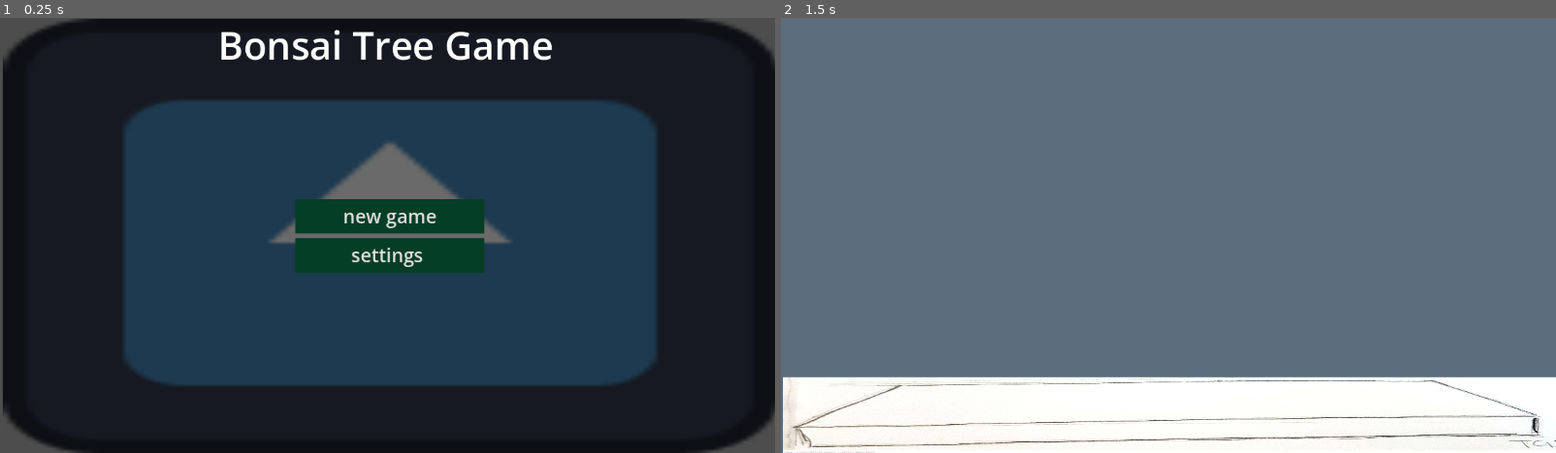
Above: before the commit, frames 1-2 (left to right).
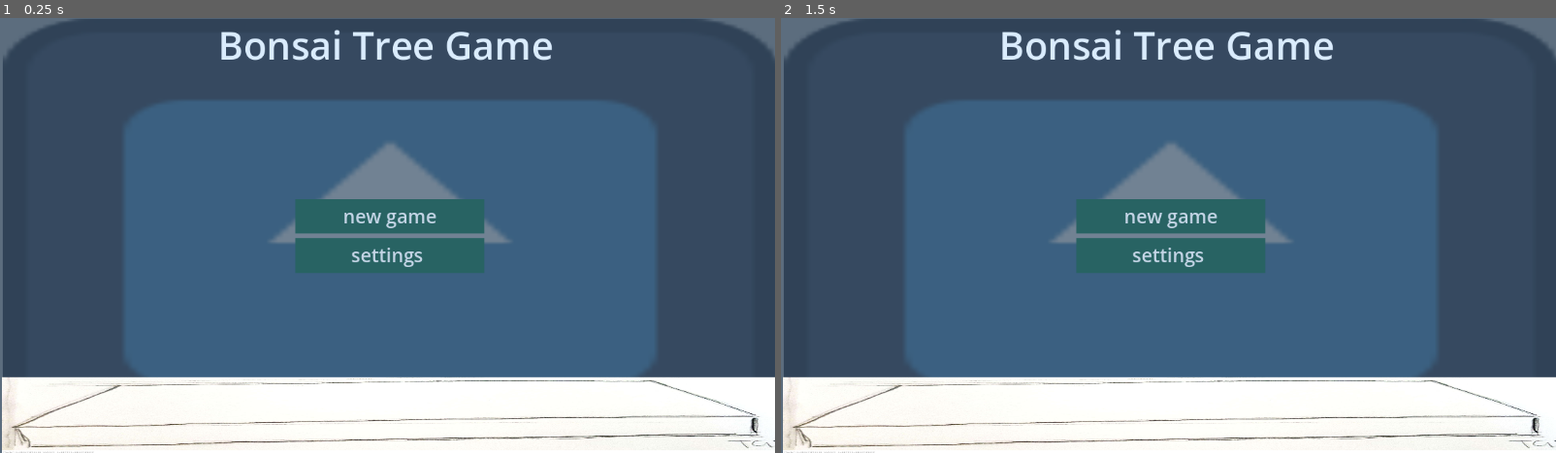
Above: after the commit, the same moments.

Repository: MariaVCGarcia/Japanese-Capstone-BonsaiTree-Game
Game: Godot game, scene res://scenes/main_menu.tscn
Same seed, same stepped clock (60 frames per second), same inputs: the game is played once before the commit and once after it. The engine's default icon, where the game draws it, is replaced by a stand-in: a white triangle on a blue panel in a dark square.
Inputs (mouse positions are in pixels of both pictures, inside the frame that each line leads up to):
- Up to frame 1 (0.25 s): no input
- Up to frame 2 (1.5 s): click "new game" at 0.5 s; click (1168, 218) at 1.25 s, where only the run after the commit has a clickable "new game"

The runs differ from the first frame. In frame 1, 100% of the frame differs, in the area x 0-100%, y 0-100%; in frame 2, 80%.
Error before the commit: Parse Error: Could not find type "Main_menu" in the current scope. (res://scripts/Scene_manager_global.gd:2)

Commit message:
fixing the scene mamanger
geting the scene manager to function properly

Diff:
--- a/bonsai-tree-game/project.godot
+++ b/bonsai-tree-game/project.godot
@@ -17,7 +17,7 @@
 
 [autoload]
 
-Global="*uid://b6tq8pkrmdj5t"
+Global="*uid://ddi8vqvjumtcw"
 
 [display]
 
--- a/bonsai-tree-game/scenes/global.tscn
+++ b/bonsai-tree-game/scenes/global.tscn
@@ -1,6 +1,12 @@
 [gd_scene format=3 uid="uid://ddi8vqvjumtcw"]
 
-[ext_resource type="Script" uid="uid://b6tq8pkrmdj5t" path="res://scripts/global.gd" id="1_4pk28"]
+[ext_resource type="Script" uid="uid://ch1iloofbwg2w" path="res://scripts/global.gd" id="1_4pk28"]
+[ext_resource type="PackedScene" uid="uid://ctyplfo6q7p25" path="res://scenes/main_menu.tscn" id="2_opebo"]
+[ext_resource type="PackedScene" uid="uid://bk31xcgp1e8ha" path="res://scenes/main.tscn" id="3_m3l3d"]
 
 [node name="Global" type="Node" unique_id=1420405510]
 script = ExtResource("1_4pk28")
+
+[node name="Main_Menu" parent="." unique_id=786322334 instance=ExtResource("2_opebo")]
+
+[node name="Main" parent="." unique_id=939702465 instance=ExtResource("3_m3l3d")]
--- a/bonsai-tree-game/scenes/main_menu.tscn
+++ b/bonsai-tree-game/scenes/main_menu.tscn
@@ -21,6 +21,7 @@
 offset_bottom = 1.0
 grow_horizontal = 2
 grow_vertical = 2
+mouse_filter = 2
 script = ExtResource("1_ekxnf")
 
 [node name="Panel" type="Panel" parent="." unique_id=1713387303]
--- /dev/null
+++ b/bonsai-tree-game/scripts/GameController.gd
@@ -0,0 +1,40 @@
+class_name GameController extends Node
+
+@export var main_container: Node2D
+@export var gui_container: Control
+
+var curent_gui_scene
+var Curent_Main_Scene
+var current_scene
+
+# Called when the node enters the scene tree for the first time.
+func _ready() -> void:
+	Global.game_controller = self
+	curent_gui_scene = $GUI/Main_Menu
+
+
+# Called every frame. 'delta' is the elapsed time since the previous frame.
+func Change_gui_scene(New_scene: String, delete: bool= true, keep_running:bool = false) -> void:
+	if Change_gui_scene!= null:
+		if delete:
+			curent_gui_scene.queue_free() #removes current scene
+		elif keep_running:
+			curent_gui_scene.visble =false #keeps in memory and running
+		else:
+			gui_container.remove_child(curent_gui_scene)#keeps in memeory, dose not run
+	var  new = load(New_scene).instantiate()
+	gui_container.add_child(new)
+	curent_gui_scene = new
+
+
+func Change_Main_scene(New_scene: String, delete: bool= true, keep_running:bool = false) -> void:
+	if Change_Main_scene != null:
+		if delete:
+			Curent_Main_Scene.queue_free() #removes current scene
+		elif keep_running:
+			Curent_Main_Scene.visble =false #keeps in memory and running
+		else:
+			main_container.remove_child(Curent_Main_Scene)#keeps in memeory, dose not run
+	var  new = load(New_scene).instantiate()
+	main_container.add_child(new)
+	curent_gui_scene = new
--- a/bonsai-tree-game/scripts/MouseCursor.gd
+++ b/bonsai-tree-game/scripts/MouseCursor.gd
@@ -7,7 +7,6 @@
 func _ready() -> void:
 	Input.set_custom_mouse_cursor(GAME_ASSETS__10,Input.CURSOR_POINTING_HAND)
 
-
 # Called every frame. 'delta' is the elapsed time since the previous frame.
 func _process(delta: float) -> void:
 	pass
--- a/bonsai-tree-game/scripts/Scene_manager_global.gd
+++ /dev/null
@@ -1,13 +0,0 @@
-class_name GameController extends Node
-@export var GUI : Main_menu
-var curent_GUI_scene
-
-# Called when the node enters the scene tree for the first time.
-func _ready() -> void:
-	Global.game_controller = self
-	curent_GUI_scene = $GUI/Main_Menu
-
-
-# Called every frame. 'delta' is the elapsed time since the previous frame.
-func _process(delta: float) -> void:
-	pass
--- a/bonsai-tree-game/scripts/global.gd
+++ b/bonsai-tree-game/scripts/global.gd
@@ -1,11 +1,12 @@
 extends Node
-var game_controller : GameController
+var game_controller :  GameController
+
 
 # Called when the node enters the scene tree for the first time.
-func _ready() -> void:
-	pass # Replace with function body.
+#func _ready() -> void:
+	#pass # Replace with function body.
 
 
 # Called every frame. 'delta' is the elapsed time since the previous frame.
-func _process(delta: float) -> void:
-	pass
+#func _process(delta: float) -> void:
+	#pass
--- a/bonsai-tree-game/scripts/main_menu_Mouse_Cursor.tscn.gd
+++ b/bonsai-tree-game/scripts/main_menu_Mouse_Cursor.tscn.gd
@@ -7,11 +7,9 @@
 func _ready() -> void:
 	Input.set_custom_mouse_cursor(GAME_ASSETS__10,Input.CURSOR_POINTING_HAND)
 
-
-# Called every frame. 'delta' is the elapsed time since the previous frame.
-func _process(delta: float) -> void:
+func _process(_delta: float) -> void:
 	pass
-
-
-func _on_New_Game_pressed() -> void:
-	get_tree().change_scene_to_file("res://scenes/main.tscn")
+func _unhandled_event(event:InputEvent) -> void:
+	if event.is_pressed():
+		#get_tree().change_scene_to_file("res://scenes/main.tscn")
+		Global.game_controller.Change_Main_scene("res://scenes/main.tscn")
Not shown, added: bonsai-tree-game/scripts/GameController.gd.uid
Not shown, removed: bonsai-tree-game/scripts/Scene_manager_global.gd.uid
Not shown, changed: bonsai-tree-game/scripts/global.gd.uid
